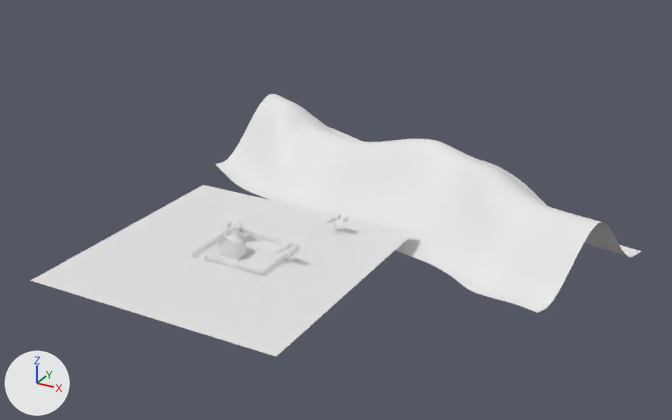
What one commit did to the Blender file untitled.blend.
Before and after are seen from a 50 mm lens placed at (58.5, -81.1, 48.2), pointed at (7.3, 12.1, 1.6). Arrows for +X, +Y and +Z are at lower left; the lights stay in place.
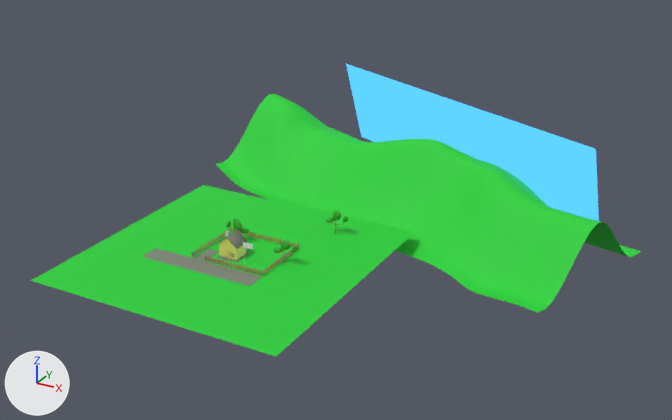
Edits to the scene script, one JSON object a line:
```json
{"op": "add", "block": "mat_concrete", "code": ["mat_concrete = principled_material('Concrete')", "mat_concrete.base_color = (0.203, 0.234, 0.179)  # grey #7c8575", "mat_concrete.roughness = 0.7"]}
{"op": "add", "block": "mat_grass", "code": ["mat_grass = principled_material('Grass')", "mat_grass.base_color = (0.0167, 0.635, 0.0369)  # green #23d136", "mat_grass.roughness = 0.7"]}
{"op": "add", "block": "mat_house", "code": ["mat_house = principled_material('House')", "mat_house.base_color = (0.8, 0.753, 0.169)  # yellow #e7e172"]}
{"op": "add", "block": "mat_sky", "code": ["mat_sky = emission_material('Sky')", "mat_sky.base_color = (0.0579, 0.332, 0.84)  # blue #449cec", "mat_sky.strength = 2.0"]}
{"block": "me_cube", "where": "me_cube.from_pydata(...)  # 108 vertices, 101 faces; spans x -1.25..1.25, y -1.0..1.0, z -1.0..1.67"}
{"op": "remove", "block": "me_cube", "code": "me_cube.materials.append(mat_material)  # white #e7e7e7"}
{"op": "add", "block": "me_cube", "code": "me_cube.materials.append(mat_house)  # yellow #e7e172"}
{"block": "me_plane_001", "where": "me_plane_001.from_pydata(...)  # 4 vertices, 1 face; spans x -1.0..1.0, y -1.0..1.0, z 0.0"}
{"op": "add", "block": "me_plane_001", "code": "me_plane_001.materials.append(mat_grass)  # green #23d136"}
{"block": "me_plane_002", "where": "me_plane_002.from_pydata(...)  # 5208 vertices, 5043 faces; spans x -1.0..1.0, y -1.12..0.71, z -0.28..0.61"}
{"op": "add", "block": "me_plane_002", "code": "me_plane_002.materials.append(mat_grass)  # green #23d136"}
{"block": "me_plane_003", "where": "me_plane_003.from_pydata(...)  # 216 vertices, 214 faces; spans x -4.46..6.97, y -2.55..1.64, z 0.04..0.07"}
{"op": "add", "block": "me_plane_003", "code": "me_plane_003.materials.append(mat_concrete)  # grey #7c8575"}
{"op": "add", "block": "me_plane_005", "code": ["me_plane_005 = bpy.data.meshes.new('Plane.005')", "me_plane_005.from_pydata([(-1.0, -1.0, 0.0), (1.0, -1.0, 0.0), (-1.0, 1.0, 0.0), (1.0, 1.0, 0.0), (2.97, -1.0, 0.0), (2.97, 1.0, 0.0)], [], [(0, 1, 3, 2), (3, 1, 4, 5)])"]}
{"op": "add", "block": "me_cylinder_001", "code": ["me_cylinder_001 = bpy.data.meshes.new('Cylinder.001')", "me_cylinder_001.from_pydata(...)  # an 8-sided cylinder along z spanning x -1.0..1.0, y -1.0..1.0, z -1.0..1.0", "me_cylinder_001.polygons.foreach_set('use_smooth', [True] * 10)"]}
{"op": "add", "block": "me_plane_008", "code": ["me_plane_008 = bpy.data.meshes.new('Plane.008')", "me_plane_008.from_pydata([(-3.17, -0.79, 0.77), (1.87, -1.08, -0.17), (-3.15, 0.78, 0.86), (1.9, 0.49, -0.08)], [], [(0, 1, 3, 2)])", "me_plane_008.materials.append(mat_sky)  # blue #449cec"]}
{"op": "add", "block": "ob_plane_005", "code": ["ob_plane_005 = bpy.data.objects.new('Plane.005', me_plane_005)", "ob_plane_005.parent = ob_cylinder", "ob_plane_005.matrix_parent_inverse = Matrix(((-23.9, 0.0, 0.0, 71.49), (0.0, -23.9, 0.0, -30.08), (0.0, 0.0, -0.692, 0.213), (0.0, 0.0, 0.0, 1.0)))", "ob_plane_005.location = (3.312, -1.258, 1.391)", "ob_plane_005.rotation_euler = (1.571, 0.0, 0.0)  # degrees (90, 0, 0)", "ob_plane_005.scale = (0.321, 0.321, 0.321)"]}
{"op": "add", "block": "ob_cylinder", "code": ["ob_cylinder = bpy.data.objects.new('Cylinder', me_cylinder_001)", "ob_cylinder.location = (2.5, -1.3, 0.3)", "ob_cylinder.scale = (-0.0418, -0.0418, -1.45)"]}
{"op": "add", "block": "ob_plane_006", "code": ["ob_plane_006 = bpy.data.objects.new('Plane.006', me_plane_008)", "ob_plane_006.location = (19.7, 38.2, 5.1)", "ob_plane_006.rotation_euler = (1.791, 0.051, -0.47)  # degrees (103, 2.9, -27)", "ob_plane_006.scale = (8.47, 8.47, 8.47)"]}
```

Pixel boxes (x1, y1, x2, y2) of what changed, in the pictures (672 x 420 px):
```json
{"object": "Plane.001", "change": "recoloured", "before": [216, 94, 641, 313], "after": [216, 94, 641, 313], "on screen": "white to green"}
{"object": "Plane", "change": "recoloured", "before": [30, 185, 415, 356], "after": [30, 185, 415, 356], "on screen": "white to green"}
{"object": "Plane.006", "change": "added", "after": [346, 64, 599, 221]}
{"object": "Road", "change": "recoloured", "before": [142, 248, 261, 286], "after": [142, 248, 261, 286], "on screen": "white to grey"}
{"object": "Cube", "change": "recoloured", "before": [219, 238, 246, 260], "after": [219, 238, 246, 260], "on screen": "white to yellow"}
{"object": "Plane.005", "change": "added", "after": [244, 242, 253, 249]}
```
